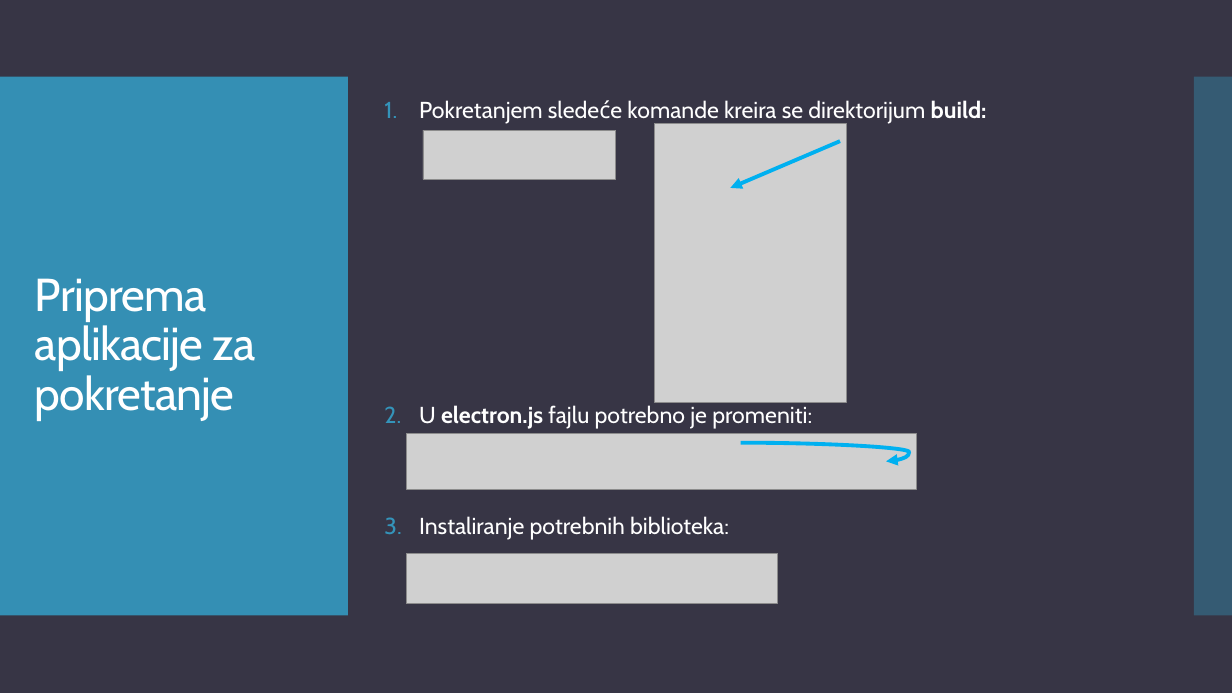
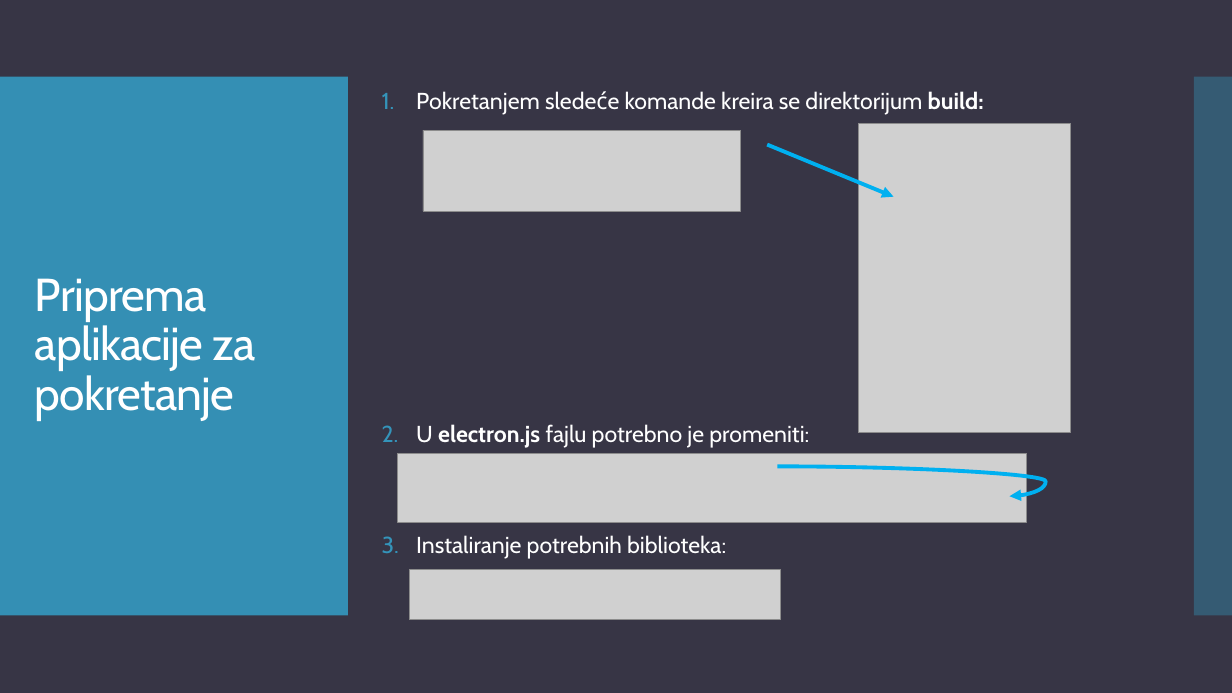
Before and after one commit to teodora18040cvetkovic/electron_react, a slide deck: slide 18 of Electron.pptx (slide 17 before the commit). Drawn at 1232x693 pixels with LibreOffice and Linux fonts; fonts in the diff are those of the drawing; grey boxes stand for pictures. Boxes give left, top, right and bottom in pixels: in the first picture for what was removed or moved away, otherwise in the second. Text is boxed around its words. In the diff, an @@ line names an element or a change of style, - is before the commit and + after.

```diff
--- a/Electron.pptx
+++ b/Electron.pptx
@@ text "Pokretanjem sledeće komande kreira se ..." rewrapped from (419, 100, 987, 540) to (416, 91, 984, 559) @@
@@ picture: place and size @@
-picture at (423, 130, 616, 179)
+picture at (423, 130, 741, 212)
@@ arrow moved from (840, 141) - (730, 188) to (767, 144) - (894, 197) @@
@@ picture: place and size @@
-picture at (654, 124, 846, 403)
+picture at (859, 124, 1071, 433)
@@ picture: place and size @@
-picture at (407, 433, 917, 489)
+picture at (398, 454, 1028, 522)
@@ curved arrow moved from (741, 443) - (886, 461) to (777, 467) - (1010, 496) @@
@@ picture: place and size @@
-picture at (407, 554, 778, 604)
+picture at (409, 569, 781, 620)
```
Also in this commit, not shown: 14 other slides changed, 1 slide added, 1 other file.
